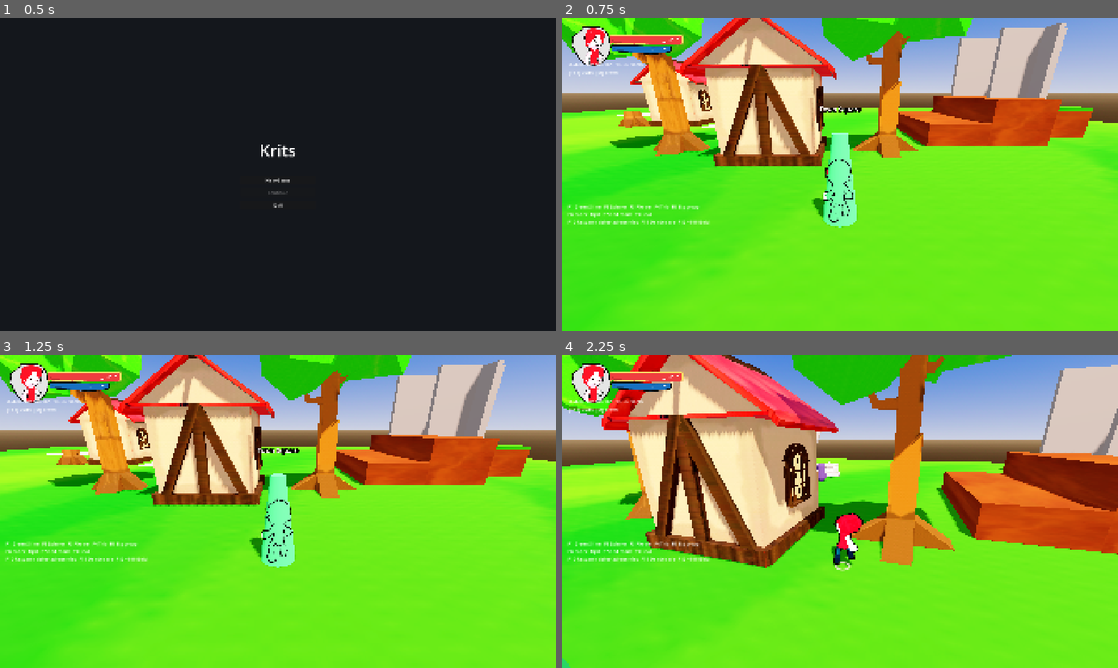
Above: before the commit, frames 1-4 (two rows, left to right).
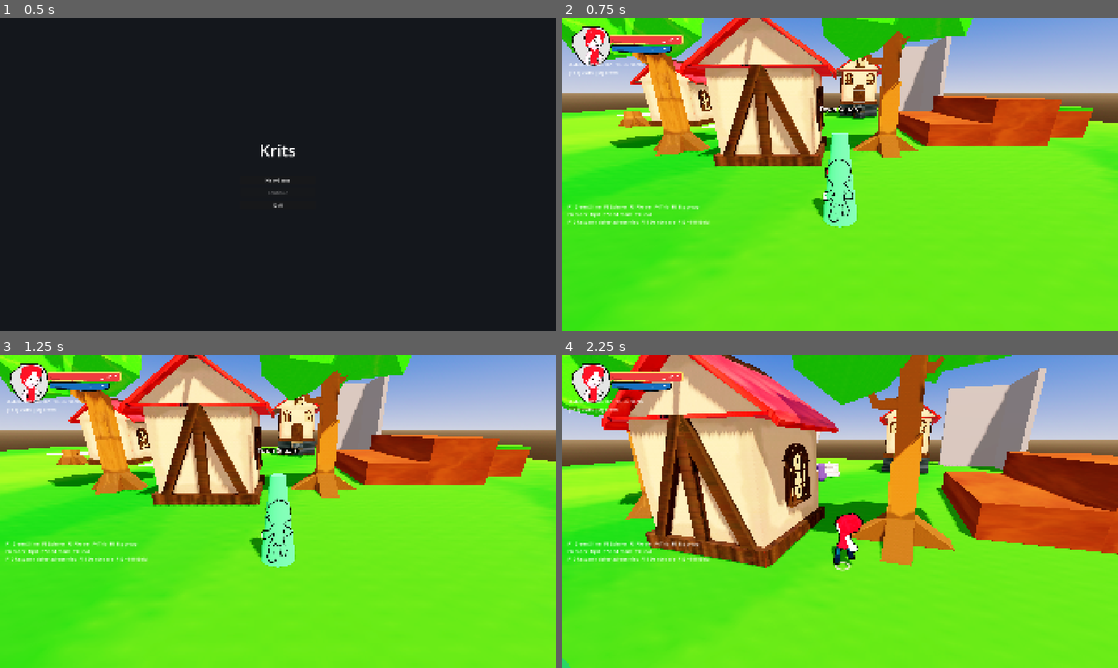
Above: after the commit, the same moments.

Repository: doggoanim/Krits
Game: Godot game, scene res://ui/main_menu.tscn
Same seed, same stepped clock (60 frames per second), same inputs: the game is played once before the commit and once after it.
Inputs (mouse positions are in pixels of both pictures, inside the frame that each line leads up to):
- Up to frame 1 (0.5 s): no input
- Up to frame 2 (0.75 s): click "New Game" at 0.5 s
- Up to frame 3 (1.25 s): no input
- Up to frame 4 (2.25 s): tap Enter at 1.25 s; move the mouse to (867, 511) at 1.27 s; hold Ctrl (crouch_pound) 1.28-2.03 s; hold W (move_forward) from 1.28 s (still down); click (867, 511) at 1.42 s; tap Space (jump) at 1.52 s; move the mouse to (812, 511) at 2.02 s; tap E (interact) at 2.1 s

Frame 1 is identical in both runs. In frame 2, 6.8% of the frame differs, in the area x 47-91%, y 1-33%; in frame 3, 6.8%; in frame 4, 8.4%, in the area x 21-100%, y 3-39%.

Commit message:
more assets

Diff:
--- a/world/hometown.tscn
+++ b/world/hometown.tscn
@@ -23,6 +23,7 @@
 [ext_resource type="Texture2D" uid="uid://dkrydxsdd4k7r" path="res://assets/textures/water.jpg" id="19_water2_tex"]
 [ext_resource type="PackedScene" uid="uid://1wp1ik5osfqg" path="res://assets/world/well.glb" id="20_38blh"]
 [ext_resource type="PackedScene" uid="uid://bdjiv52blcoau" path="res://assets/world/tree_stump_2.glb" id="20_jq25j"]
+[ext_resource type="PackedScene" uid="uid://dsfqxgni7uamq" path="res://assets/world/house_chesburg_3.glb" id="24_iolvd"]
 
 [sub_resource type="StandardMaterial3D" id="Mat_Grass"]
 albedo_color = Color(0.5686275, 0.73333335, 0.30588236, 1)
@@ -126,7 +127,10 @@
 [sub_resource type="BoxMesh" id="BoxMesh_wgm46"]
 size = Vector3(0.63, 11.65, 7.895)
 
-[sub_resource type="BoxShape3D" id="BoxShape3D_bf34x"]
+[sub_resource type="BoxShape3D" id="BoxShape3D_aa14t"]
+size = Vector3(0.63, 11.65, 7.895)
+
+[sub_resource type="BoxShape3D" id="BoxShape3D_256to"]
 size = Vector3(0.63, 11.65, 7.895)
 
 [node name="Hometown" type="Node3D" unique_id=1195529557]
@@ -321,10 +325,12 @@
 collision_mask = 257
 
 [node name="MeshInstance3D" type="MeshInstance3D" parent="Debug/test" unique_id=963138141]
+transform = Transform3D(1, 0, 0, 0, 1, 0, 0, 0, 1, 10.176876, 0, 6.5096464)
 mesh = SubResource("BoxMesh_wgm46")
 
-[node name="CollisionShape3D" type="CollisionShape3D" parent="Debug/test" unique_id=2036173153]
-shape = SubResource("BoxShape3D_bf34x")
+[node name="CollisionShape3D" type="CollisionShape3D" parent="Debug/test" unique_id=1209494254]
+transform = Transform3D(1, 0, 0, 0, 1, 0, 0, 0, 1, 10.176876, 0, 6.5096464)
+shape = SubResource("BoxShape3D_aa14t")
 
 [node name="test2" type="StaticBody3D" parent="Debug" unique_id=154162387]
 transform = Transform3D(-4.371139e-08, 0, 1, 0, 1, 0, -1, 0, -4.371139e-08, 29.93472, 5.193923, -18.553587)
@@ -332,19 +338,12 @@
 collision_mask = 257
 
 [node name="MeshInstance3D" type="MeshInstance3D" parent="Debug/test2" unique_id=1426599119]
+transform = Transform3D(1, 0, 0, 0, 1, 0, 0, 0, 1, 6.509651, 0, -10.17687)
 mesh = SubResource("BoxMesh_wgm46")
 
-[node name="CollisionShape3D" type="CollisionShape3D" parent="Debug/test2" unique_id=1778246945]
-shape = SubResource("BoxShape3D_bf34x")
-
-[node name="test3" type="StaticBody3D" parent="Debug" unique_id=1070608973]
-transform = Transform3D(-4.371139e-08, 0, 1, 0, 1, 0, -1, 0, -4.371139e-08, 32.41536, 5.193923, -13.115128)
-
-[node name="MeshInstance3D" type="MeshInstance3D" parent="Debug/test3" unique_id=1249565175]
-mesh = SubResource("BoxMesh_wgm46")
-
-[node name="CollisionShape3D" type="CollisionShape3D" parent="Debug/test3" unique_id=259425761]
-shape = SubResource("BoxShape3D_bf34x")
+[node name="CollisionShape3D" type="CollisionShape3D" parent="Debug/test2" unique_id=1376386726]
+transform = Transform3D(1, 0, 0, 0, 1, 0, 0, 0, 1, 6.509651, 0, -10.17687)
+shape = SubResource("BoxShape3D_256to")
 
 [node name="house_chesburg_2" parent="." unique_id=1116888906 instance=ExtResource("17_qxovf")]
 transform = Transform3D(1, 0, 0, 0, 1, 0, 0, 0, 1, -9.706156, 0, -7.0017056)
@@ -363,3 +362,6 @@
 
 [node name="well" parent="." unique_id=1061802426 instance=ExtResource("20_38blh")]
 transform = Transform3D(1, 0, 0, 0, 1, 0, 0, 0, 1, 2.4198782, 0.034999855, -9.390406)
+
+[node name="house_chesburg_3" parent="." unique_id=1391076820 instance=ExtResource("24_iolvd")]
+transform = Transform3D(1, 0, 0, 0, 1, 0, 0, 0, 1, 10.666918, 0.035000093, -17.818865)
Binary file changed: assets/world/house_chesburg_1.glb
Binary file changed: assets/world/house_chesburg_2.glb
Binary file added: assets/world/house_chesburg_3.glb
Not shown, added: assets/world/house_chesburg_3.glb.import
Binary file added: assets/world/house_chesburg_3_Image_0.png
Not shown, added: assets/world/house_chesburg_3_Image_0.png.import
Binary file added: assets/world/house_chesburg_3_Image_1.png
Not shown, added: assets/world/house_chesburg_3_Image_1.png.import
Binary file added: assets/world/house_chesburg_3_Image_3.png
Not shown, added: assets/world/house_chesburg_3_Image_3.png.import
Binary file added: assets/world/house_chesburg_3_house_texture_chesburg_1.jpg
Not shown, added: assets/world/house_chesburg_3_house_texture_chesburg_1.jpg.import
